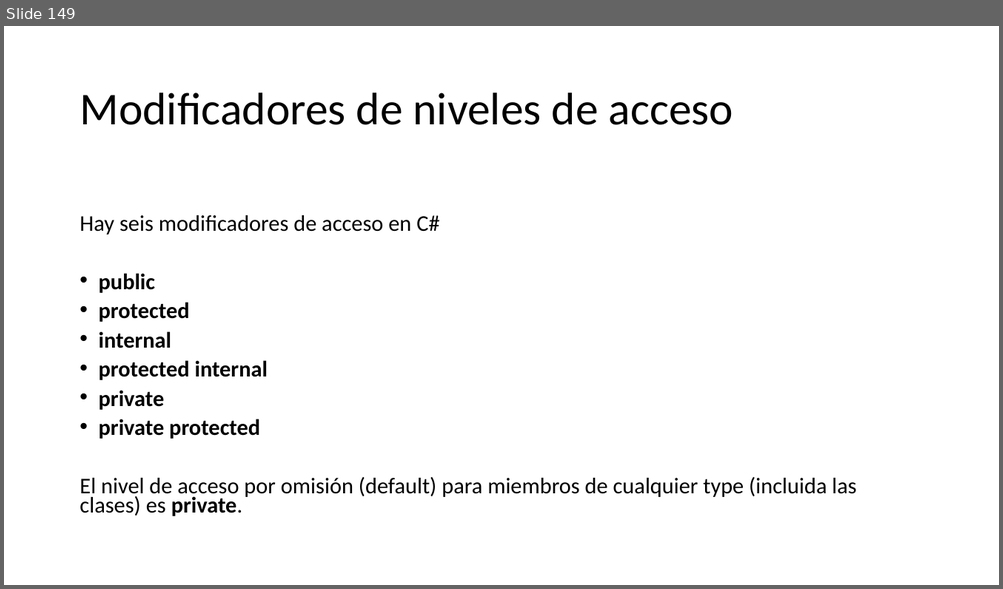
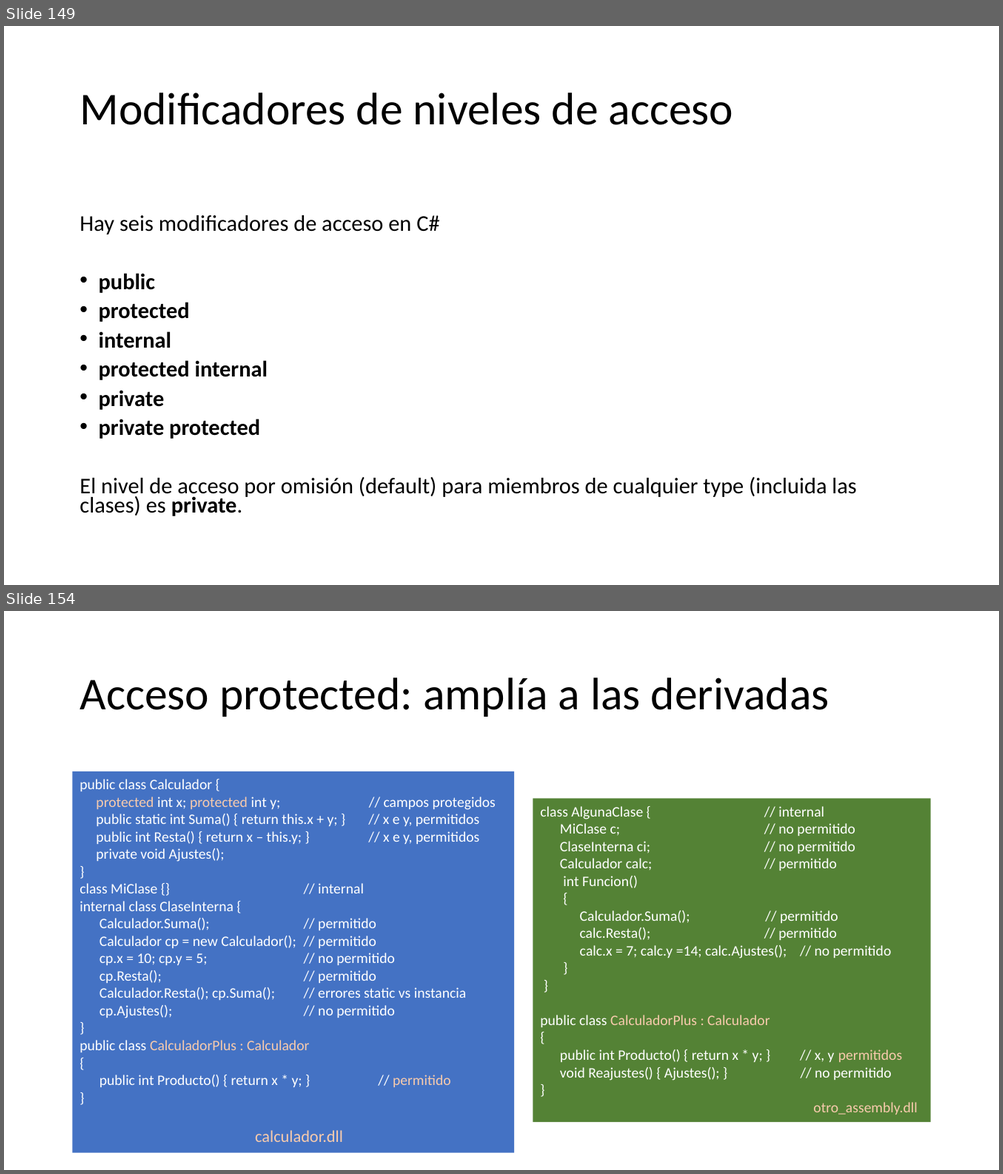
Before and after one commit to AlbertOsinaga/CursoCSharp__8, a slide deck: CSharpQuickReferencia.pptx. Shown one above the other, each under a label of ours: slide 149 before the commit, slides 149 and 154 after it; the slides between them are not shown. The pictures are 1003x589 and 1003x1174 pixels, drawn with LibreOffice and Linux fonts; fonts in the diff are those of the drawing. Boxes give left, top, right and bottom in pixels: in the first picture for what was removed or moved away, otherwise in the second. Text is boxed around its words. In the diff, an @@ line names an element or a change of style, - is before the commit and + after.

```diff
--- a/CSharpQuickReferencia.pptx
+++ b/CSharpQuickReferencia.pptx
@@ slide 154 added at <box>4,611,999,1170</box>, background #FFFFFF @@
@@ title added at <box>79,678,829,717</box>, 44 pt, text #000000 @@
+Acceso protected: amplía a las derivadas
@@ rectangle added at <box>73,772,515,1153</box>, fill #4472C4, 14 pt, text #FFFFFF @@
+public class Calculador {
+protected int x; protected int y; // campos protegidos
+public static int Suma() { return this.x + y; } // x e y, permitidos
+public int Resta() { return x – this.y; } // x e y, permitidos
+private void Ajustes();
+}
+class MiClase {} // internal
+internal class ClaseInterna {
+Calculador.Suma(); // permitido
+Calculador cp = new Calculador(); // permitido
+cp.x = 10; cp.y = 5; // no permitido
+cp.Resta(); // permitido
+Calculador.Resta(); cp.Suma(); // errores static vs instancia
+cp.Ajustes(); // no permitido
+}
+public class CalculadorPlus : Calculador
+{
+public int Producto() { return x * y; } // permitido
+}
+calculador.dll
@@ rectangle added at <box>533,798,930,1122</box>, fill #548235, 14 pt, text #FFFFFF @@
+class AlgunaClase { // internal
+MiClase c; // no permitido
+ClaseInterna ci; // no permitido
+Calculador calc; // permitido
+int Funcion()
+{
+Calculador.Suma(); // permitido
+calc.Resta(); // permitido
+calc.x = 7; calc.y =14; calc.Ajustes(); // no permitido
+}
+}
+public class CalculadorPlus : Calculador
+{
+public int Producto() { return x * y; } // x, y permitidos
+void Reajustes() { Ajustes(); } // no permitido
+}
+otro_assembly.dll
```
Also in this commit, not shown: 1 slide changed, 10 other slides added.
